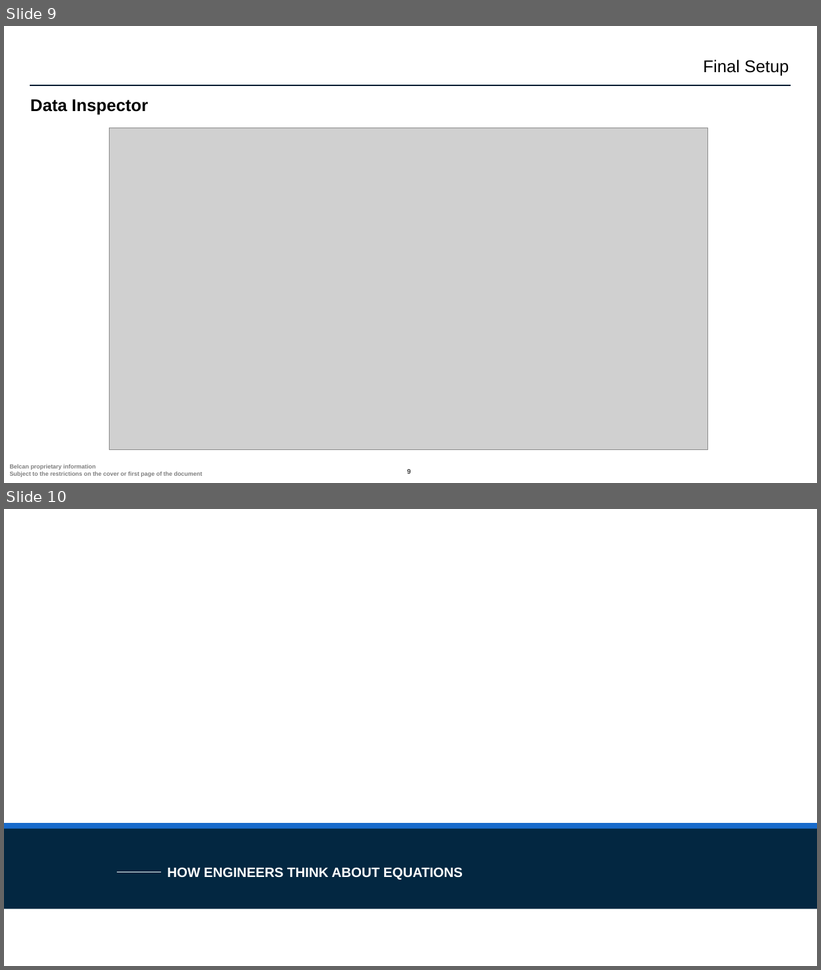
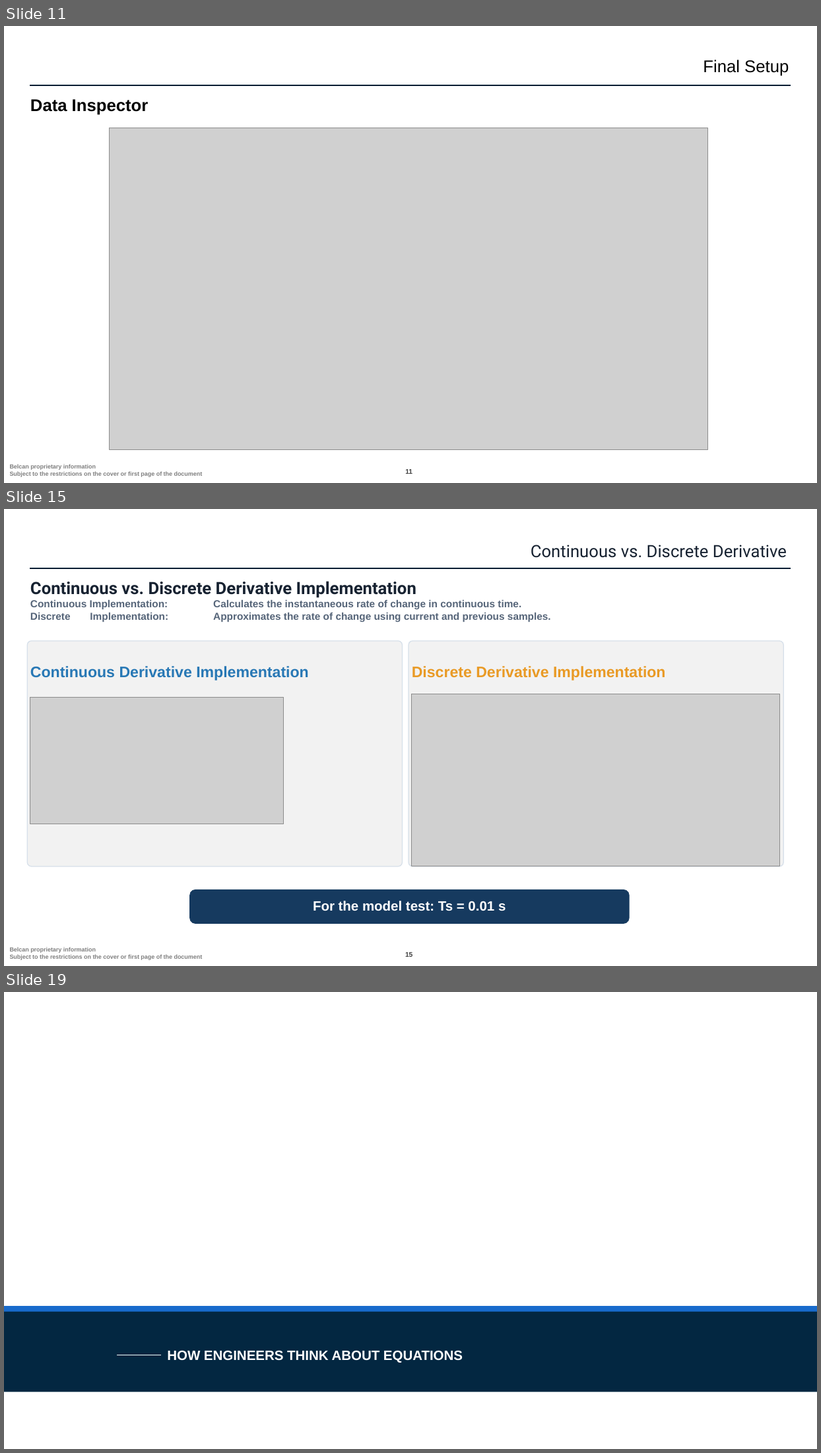
Before and after one commit to ntylerbelcan/aviation-controls-simulink-training-Belcan, a slide deck: ch02/Chapter 2 02_derivative_System.pptx. Shown one above the other, each under a label of ours: slides 9 and 10 before the commit, slides 11, 15 and 19 after it; the slides between them are not shown. The pictures are 821x970 and 821x1453 pixels, drawn with LibreOffice and Linux fonts; fonts in the diff are those of the drawing; grey boxes stand for pictures; background and template pictures are left out. Boxes give left, top, right and bottom in pixels: in the first picture for what was removed or moved away, otherwise in the second. Text is boxed around its words. In the diff, an @@ line names an element or a change of style, - is before the commit and + after.

```diff
--- a/ch02/Chapter 2 02_derivative_System.pptx
+++ b/ch02/Chapter 2 02_derivative_System.pptx
@@ slide 15 added at (x1=4, y1=509, x2=817, y2=966), background #FFFFFF; not listed: 3 template elements that a slide beside it also shows @@
@@ text added at (x1=531, y1=545, x2=787, y2=558), 20 pt, text #172231 @@
+Continuous vs. Discrete Derivative
@@ title added at (x1=30, y1=581, x2=551, y2=622), 12 pt, text #566579, bold @@
+Continuous vs. Discrete Derivative Implementation
+Continuous Implementation: Calculates the instantaneous rate of change in continuous time.
+Discrete Implementation: Approximates the rate of change using current and previous samples.
@@ rounded rectangle added at (x1=27, y1=641, x2=403, y2=867), fill #F2F2F2, outline #D7E0EA 1 pt @@
@@ rounded rectangle added at (x1=409, y1=641, x2=783, y2=867), fill #F2F2F2, outline #D7E0EA 1 pt @@
@@ text added at (x1=30, y1=666, x2=309, y2=681), 18 pt, text #2878B5, bold @@
+Continuous Derivative Implementation
@@ text added at (x1=412, y1=666, x2=666, y2=681), 18 pt, text #E99A25, bold @@
+Discrete Derivative Implementation
@@ picture added at (x1=30, y1=698, x2=283, y2=825) @@
@@ picture added at (x1=412, y1=694, x2=781, y2=867) @@
@@ rounded rectangle added at (x1=190, y1=890, x2=629, y2=923), fill #163A5F, outline #163A5F 1 pt @@
@@ text added at (x1=313, y1=901, x2=506, y2=912), 16 pt, text #FFFFFF, bold @@
+For the model test: Ts = 0.01 s
@@ what was slide 9 is now slide 11 @@
@@ page number at (x1=405, y1=470, x2=413, y2=474): text changed @@
-9
+11
@@ what was slide 10 is now slide 19 @@
```
Also in this commit, not shown: 9 slides changed, 9 other slides added, 11 other files.
